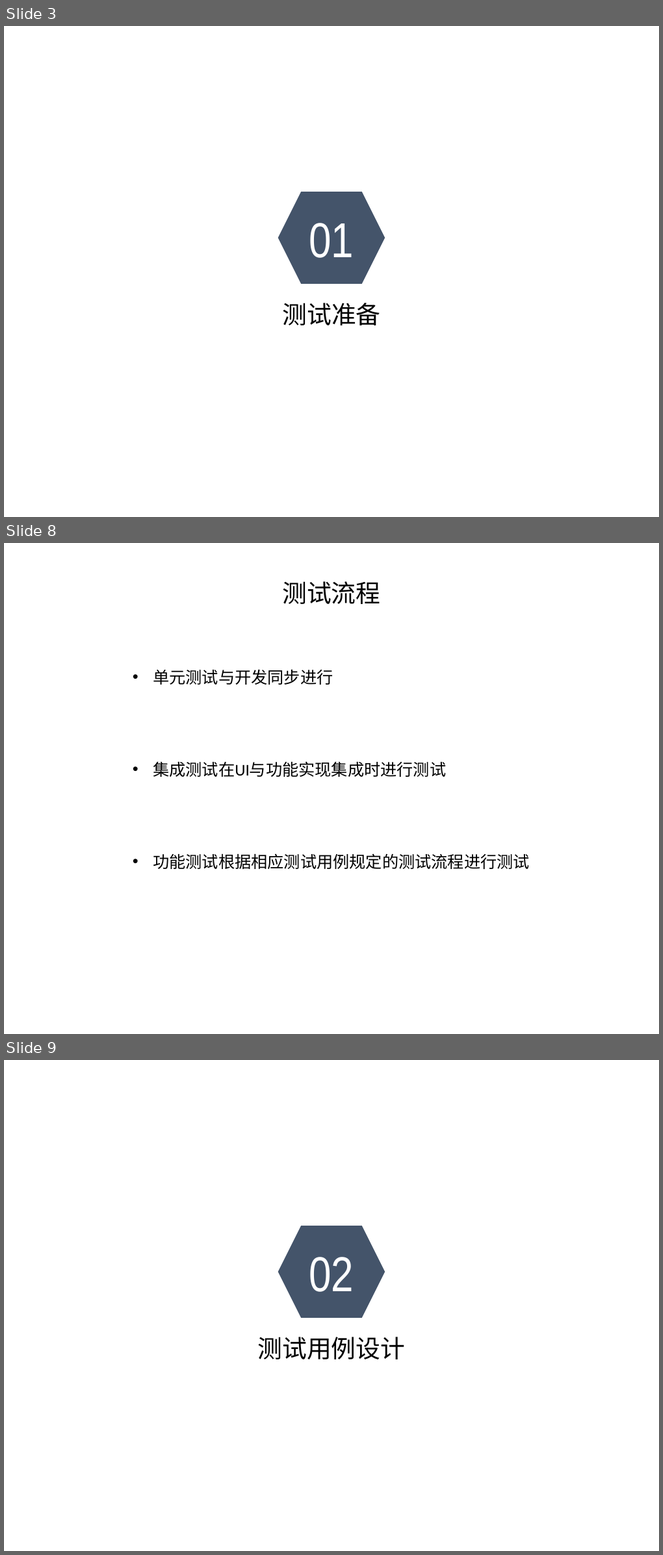
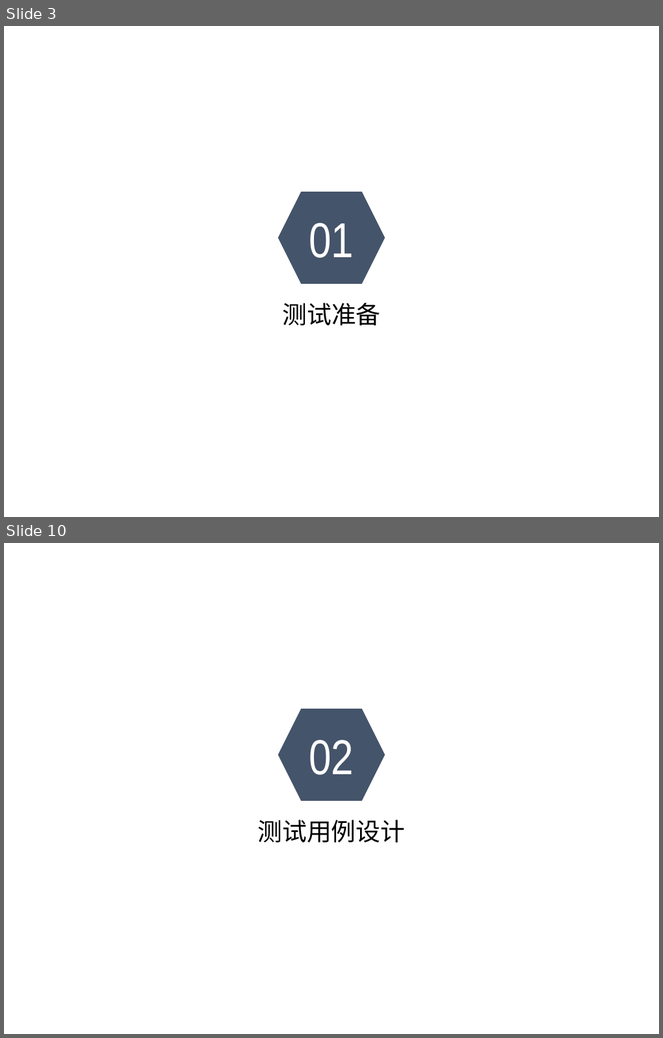
Before and after one commit to sebuaa2019/Team201, a slide deck: 测试报告.pptx. Shown one above the other, each under a label of ours: slides 3, 8 and 9 before the commit, slides 3 and 10 after it; the slides between them are not shown. The pictures are 663x1555 and 663x1038 pixels, drawn with LibreOffice and Linux fonts; fonts in the diff are those of the drawing; background and template pictures are left out. Boxes give left, top, right and bottom in pixels: in the first picture for what was removed or moved away, otherwise in the second. Text is boxed around its words. In the diff, an @@ line names an element or a change of style, - is before the commit and + after.

```diff
--- a/测试报告.pptx
+++ b/测试报告.pptx
@@ slide 8 removed at (x1=4, y1=543, x2=659, y2=1034), background picture (left out) @@
@@ text removed at (x1=282, y1=581, x2=380, y2=604) @@
-测试流程
@@ text removed at (x1=153, y1=669, x2=333, y2=685) @@
-• 单元测试与开发同步进行
@@ text removed at (x1=153, y1=761, x2=446, y2=777) @@
-• 集成测试在UI与功能实现集成时进行测试
@@ text removed at (x1=153, y1=854, x2=530, y2=869) @@
-• 功能测试根据相应测试用例规定的测试流程进行测试
@@ what was slide 9 is now slide 10 @@
```
Also in this commit, not shown: 14 slides added, 4 other slides removed.
